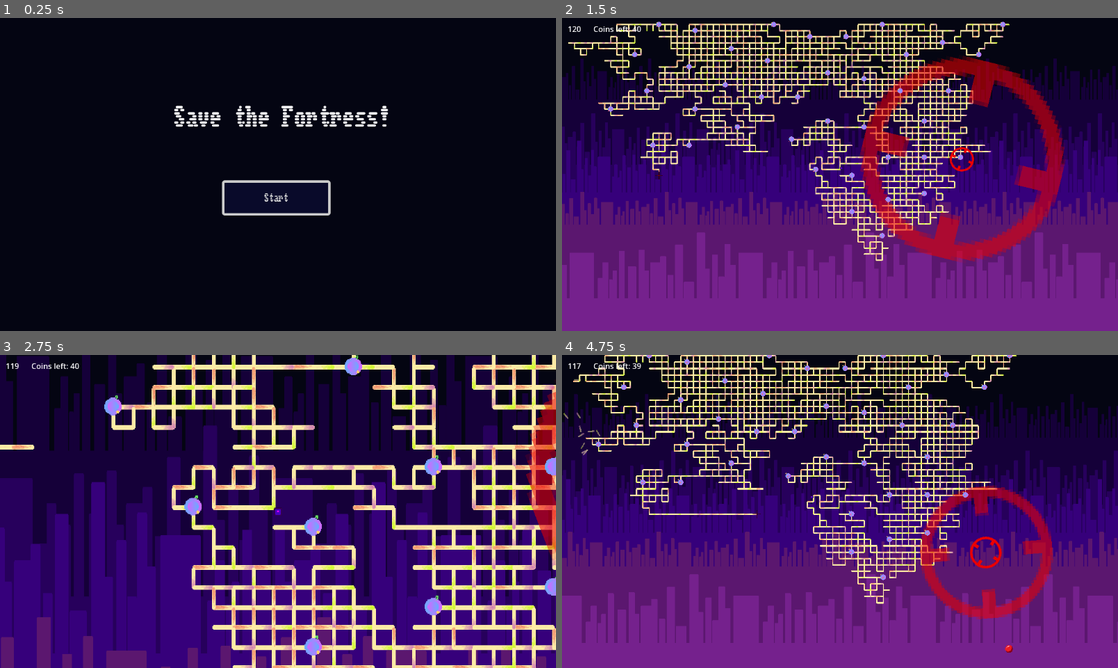
Above: before the commit, frames 1-4 (two rows, left to right).
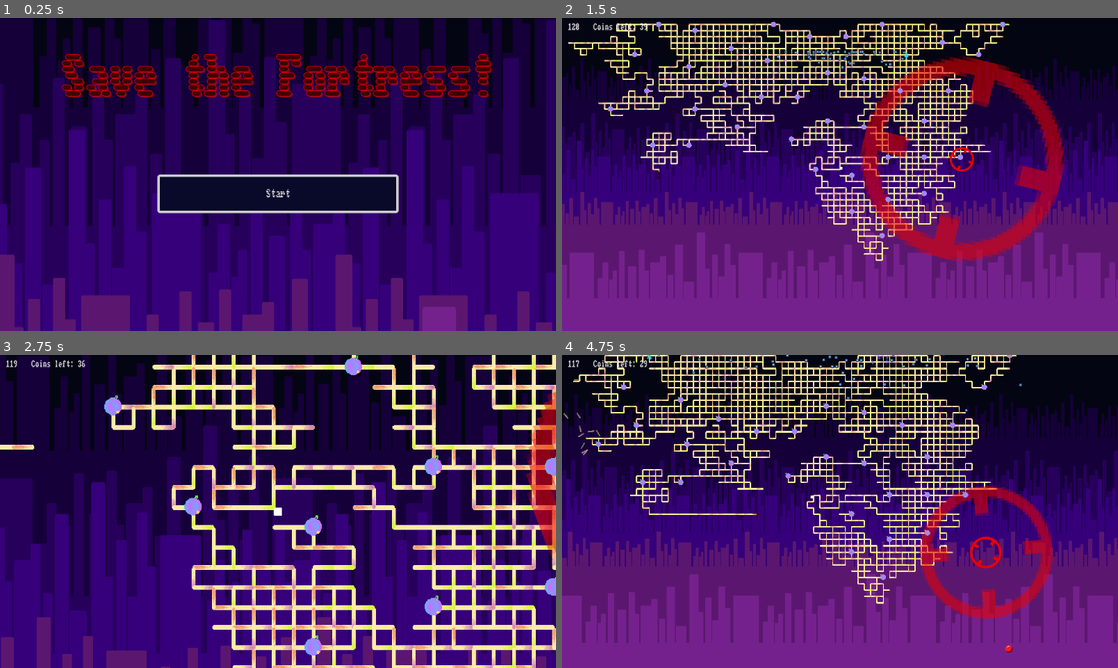
Above: after the commit, the same moments.

Repository: Kurooco/TwoDays
Game: Godot game, scene res://scenes/game_manager.tscn
Two runs of this game, one before a commit and one after it. Both use one fixed random seed, a clock stepped at 60 frames per second and the inputs below. The engine's default icon, where the game draws it, is replaced by a stand-in: a white triangle on a blue panel in a dark square.
Inputs (mouse positions are in pixels of both pictures, inside the frame that each line leads up to):
- Up to frame 1 (0.25 s): no input
- Up to frame 2 (1.5 s): click "Start" at 0.5 s; move the mouse to (962, 158) at 1.27 s; hold W (up) from 1.28 s (still down); click (962, 158) at 1.35 s
- Up to frame 3 (2.75 s): keep holding W (up); move the mouse to (166, 527) at 2.02 s; tap C (toggle camera) at 2.1 s
- Up to frame 4 (4.75 s): move the mouse to (895, 442) at 2.77 s; release W (up) at 2.78 s; hold A (left) 2.78-3.53 s; click (895, 442) at 2.85 s; move the mouse to (812, 574) at 3.52 s; hold W (up) from 3.53 s (still down); tap C (toggle camera) at 3.6 s; move the mouse to (1006, 558) at 4.27 s; click (1006, 558) at 4.35 s

The runs differ from the first frame. In frame 1, 90% of the frame differs, in the area x 0-100%, y 0-100%; in frame 2, 0.4%; in frame 3, 0.2%; in frame 4, 0.6%.

Commit message:
added effects to menu/lose/win screens

Diff:
--- /dev/null
+++ b/scenes/lose_screen.gd
@@ -0,0 +1,18 @@
+extends CanvasLayer
+
+var tween
+
+# Called when the node enters the scene tree for the first time.
+func _ready():
+	$Panel.modulate.a = 0
+	$Panel.scale = Vector2()
+	tween = get_tree().create_tween()
+	tween.tween_property($Panel, "modulate", Color.WHITE, 1).set_trans(Tween.TRANS_SINE)
+	tween.parallel().tween_property($Panel, "scale", Vector2(1, 1), 1).set_trans(Tween.TRANS_SINE)
+	tween.set_loops(5)
+	#tween.tween_callback($Panel.queue_free)
+
+
+# Called every frame. 'delta' is the elapsed time since the previous frame.
+func _process(delta):
+	pass
--- a/scenes/lose_screen.tscn
+++ b/scenes/lose_screen.tscn
@@ -1,5 +1,6 @@
-[gd_scene load_steps=7 format=3 uid="uid://dne4cgfiubcvc"]
+[gd_scene load_steps=8 format=3 uid="uid://dne4cgfiubcvc"]
 
+[ext_resource type="Script" path="res://scenes/lose_screen.gd" id="1_bsdm0"]
 [ext_resource type="FontFile" uid="uid://m2cn4sx6v0gg" path="res://fonts/Workbench-Regular-VariableFont_BLED,SCAN.ttf" id="1_qb4aj"]
 [ext_resource type="PackedScene" uid="uid://dgli77mh004mr" path="res://scenes/switch_screen_button.tscn" id="2_b1as4"]
 [ext_resource type="PackedScene" uid="uid://dk1kchy4lstom" path="res://scenes/menu.tscn" id="3_dhwcu"]
@@ -10,6 +11,7 @@
 bg_color = Color(0.816588, 0, 0.0998015, 0.780392)
 
 [node name="CanvasLayer" type="CanvasLayer"]
+script = ExtResource("1_bsdm0")
 
 [node name="Panel" type="Panel" parent="."]
 z_index = -1
--- a/scenes/main.tscn
+++ b/scenes/main.tscn
@@ -9,6 +9,7 @@
 [ext_resource type="PackedScene" uid="uid://1fa4xsk6l5dk" path="res://scenes/cannon.tscn" id="7_6gntm"]
 [ext_resource type="PackedScene" uid="uid://caujxb4kadxl3" path="res://scenes/bomb.tscn" id="8_qpn4l"]
 [ext_resource type="Texture2D" uid="uid://doejtja3mytex" path="res://art/city_back.png" id="10_hd2he"]
+[ext_resource type="FontFile" uid="uid://m2cn4sx6v0gg" path="res://fonts/Workbench-Regular-VariableFont_BLED,SCAN.ttf" id="10_qgs6v"]
 [ext_resource type="PackedScene" uid="uid://dy3q78jku1yia" path="res://scenes/panic_spawner.tscn" id="10_sjkyb"]
 
 [node name="Main" type="Node2D"]
@@ -40,6 +41,7 @@
 
 [node name="PanicSpawner" parent="." node_paths=PackedStringArray("worldmap") instance=ExtResource("10_sjkyb")]
 position = Vector2(0, -925)
+amount = 50
 worldmap = NodePath("..")
 
 [node name="CanvasLayer" type="CanvasLayer" parent="."]
@@ -81,6 +83,7 @@
 offset_top = 11.0
 offset_right = 52.0
 offset_bottom = 34.0
+theme_override_fonts/font = ExtResource("10_qgs6v")
 text = "0:00"
 
 [node name="Coins" type="Label" parent="CanvasLayer"]
@@ -88,6 +91,7 @@
 offset_top = 11.0
 offset_right = 155.0
 offset_bottom = 34.0
+theme_override_fonts/font = ExtResource("10_qgs6v")
 text = "Coins left: 0"
 
 [node name="ParallaxBackground" type="ParallaxBackground" parent="."]
--- a/scenes/menu.tscn
+++ b/scenes/menu.tscn
@@ -1,30 +1,119 @@
-[gd_scene load_steps=4 format=3 uid="uid://dk1kchy4lstom"]
+[gd_scene load_steps=6 format=3 uid="uid://dk1kchy4lstom"]
 
 [ext_resource type="PackedScene" uid="uid://dgli77mh004mr" path="res://scenes/switch_screen_button.tscn" id="1_fju84"]
 [ext_resource type="FontFile" uid="uid://m2cn4sx6v0gg" path="res://fonts/Workbench-Regular-VariableFont_BLED,SCAN.ttf" id="1_fou4e"]
+[ext_resource type="Script" path="res://scripts/menu.gd" id="1_kcslb"]
 [ext_resource type="PackedScene" uid="uid://cbpbwbt3gb260" path="res://scenes/main.tscn" id="2_6icf1"]
+[ext_resource type="Texture2D" uid="uid://doejtja3mytex" path="res://art/city_back.png" id="4_ka8yd"]
 
-[node name="CanvasLayer" type="CanvasLayer"]
+[node name="CanvasLayer" type="Control"]
+layout_mode = 3
+anchors_preset = 0
+script = ExtResource("1_kcslb")
 
 [node name="Label" type="Label" parent="."]
+layout_mode = 1
+anchors_preset = 7
+anchor_left = 0.5
+anchor_top = 1.0
+anchor_right = 0.5
+anchor_bottom = 1.0
+offset_left = -450.0
+offset_top = -250.0
+offset_right = 450.0
+offset_bottom = -149.0
+grow_horizontal = 2
+grow_vertical = 0
+theme_override_colors/font_color = Color(0.255447, 0.000135019, 7.3977e-05, 1)
+theme_override_colors/font_shadow_color = Color(0.866957, 0.0801624, 0.000113107, 0.45098)
+theme_override_colors/font_outline_color = Color(0.89083, 0.000368008, 0.0271106, 1)
+theme_override_constants/shadow_offset_x = 3
+theme_override_constants/shadow_offset_y = 3
+theme_override_constants/outline_size = 5
+theme_override_fonts/font = ExtResource("1_fou4e")
+theme_override_font_sizes/font_size = 100
+text = "Save the Fortress!"
+
+[node name="VBoxContainer" type="VBoxContainer" parent="."]
+custom_minimum_size = Vector2(500, 300)
+layout_mode = 1
 anchors_preset = 5
 anchor_left = 0.5
 anchor_right = 0.5
-offset_left = -217.0
-offset_top = 182.0
-offset_right = 239.0
-offset_bottom = 259.0
+offset_left = -250.0
+offset_right = 250.0
+offset_bottom = 300.0
 grow_horizontal = 2
-theme_override_fonts/font = ExtResource("1_fou4e")
-theme_override_font_sizes/font_size = 50
-text = "Save the Fortress!"
 
-[node name="SwitchScreenButton" parent="." instance=ExtResource("1_fju84")]
-offset_left = 460.0
-offset_top = 336.0
-offset_right = 685.0
-offset_bottom = 409.0
+[node name="SwitchScreenButton" parent="VBoxContainer" instance=ExtResource("1_fju84")]
+custom_minimum_size = Vector2(50, 80)
+layout_mode = 2
 text = "Start
 "
 scene = ExtResource("2_6icf1")
 replacement_mode = 1
+
+[node name="ParallaxBackground" type="ParallaxBackground" parent="."]
+
+[node name="ParallaxLayer5" type="ParallaxLayer" parent="ParallaxBackground"]
+position = Vector2(0, -489)
+scale = Vector2(0.8, 0.8)
+motion_scale = Vector2(0.5, 0.5)
+
+[node name="Sprite2D" type="Sprite2D" parent="ParallaxBackground/ParallaxLayer5"]
+modulate = Color(0.0840353, 0.000109329, 0.224007, 1)
+position = Vector2(1355, 1616.25)
+scale = Vector2(1, 3.14)
+texture = ExtResource("4_ka8yd")
+region_enabled = true
+region_rect = Rect2(0, 0, 10000, 1000)
+
+[node name="ParallaxLayer" type="ParallaxLayer" parent="ParallaxBackground"]
+position = Vector2(0, -96)
+motion_scale = Vector2(0.7, 0.7)
+
+[node name="Sprite2D" type="Sprite2D" parent="ParallaxBackground/ParallaxLayer"]
+modulate = Color(0.152274, 0.000284934, 0.360943, 1)
+position = Vector2(-268, 1277)
+scale = Vector2(1, 3.14)
+texture = ExtResource("4_ka8yd")
+region_enabled = true
+region_rect = Rect2(0, 0, 7000, 1000)
+
+[node name="ParallaxLayer3" type="ParallaxLayer" parent="ParallaxBackground"]
+motion_scale = Vector2(0.8, 0.8)
+
+[node name="Sprite2D" type="Sprite2D" parent="ParallaxBackground/ParallaxLayer3"]
+modulate = Color(0.212956, 0.000527898, 0.482716, 1)
+position = Vector2(-616, 1376)
+scale = Vector2(1, 3.14)
+texture = ExtResource("4_ka8yd")
+region_enabled = true
+region_rect = Rect2(0, 0, 7000, 1000)
+
+[node name="ParallaxLayer2" type="ParallaxLayer" parent="ParallaxBackground"]
+position = Vector2(0, -67)
+motion_scale = Vector2(0.9, 0.9)
+
+[node name="Sprite2D" type="Sprite2D" parent="ParallaxBackground/ParallaxLayer2"]
+modulate = Color(0.358544, 0.0914364, 0.435451, 1)
+position = Vector2(580, 1159)
+scale = Vector2(1, 1.998)
+texture = ExtResource("4_ka8yd")
+region_enabled = true
+region_rect = Rect2(0, 0, 7000, 1000)
+
+[node name="ParallaxLayer4" type="ParallaxLayer" parent="ParallaxBackground"]
+position = Vector2(0, -246)
+motion_scale = Vector2(0.95, 0.95)
+
+[node name="Sprite2D" type="Sprite2D" parent="ParallaxBackground/ParallaxLayer4"]
+modulate = Color(0.459497, 0.131204, 0.554491, 1)
+position = Vector2(-266, 2322)
+scale = Vector2(2, 3.996)
+texture = ExtResource("4_ka8yd")
+region_enabled = true
+region_rect = Rect2(0, 0, 7000, 1000)
+
+[node name="Camera2D" type="Camera2D" parent="."]
+position_smoothing_enabled = true
--- a/scenes/player.tscn
+++ b/scenes/player.tscn
@@ -19,7 +19,7 @@
 debug_color = Color(0, 0.639216, 0.368627, 0.419608)
 
 [node name="Sprite2D" type="Sprite2D" parent="CharacterBody2D"]
-modulate = Color(1, 0, 1, 1)
+modulate = Color(100, 100, 100, 1)
 position = Vector2(5.96046e-08, 2.98023e-08)
 scale = Vector2(0.160156, 0.160156)
 texture = ExtResource("3_07e06")
--- a/scenes/win_screen.tscn
+++ b/scenes/win_screen.tscn
@@ -1,5 +1,6 @@
-[gd_scene load_steps=6 format=3 uid="uid://dfueu34mftwxs"]
+[gd_scene load_steps=7 format=3 uid="uid://dfueu34mftwxs"]
 
+[ext_resource type="Script" path="res://scenes/lose_screen.gd" id="1_6pusc"]
 [ext_resource type="FontFile" uid="uid://m2cn4sx6v0gg" path="res://fonts/Workbench-Regular-VariableFont_BLED,SCAN.ttf" id="1_32iou"]
 [ext_resource type="PackedScene" uid="uid://dgli77mh004mr" path="res://scenes/switch_screen_button.tscn" id="2_wdlkv"]
 [ext_resource type="PackedScene" uid="uid://dk1kchy4lstom" path="res://scenes/menu.tscn" id="3_xybes"]
@@ -9,6 +10,7 @@
 bg_color = Color(0.708881, 0.00033499, 0.697108, 0.780392)
 
 [node name="CanvasLayer" type="CanvasLayer"]
+script = ExtResource("1_6pusc")
 
 [node name="Panel" type="Panel" parent="."]
 z_index = -1
--- /dev/null
+++ b/scripts/menu.gd
@@ -0,0 +1,11 @@
+extends Control
+
+
+# Called when the node enters the scene tree for the first time.
+func _ready():
+	pass # Replace with function body.
+
+
+# Called every frame. 'delta' is the elapsed time since the previous frame.
+func _process(delta):
+	$Camera2D.position = get_global_mouse_position()/10
Not shown: 1 places in scenes/main.tscn that only renumber resources
